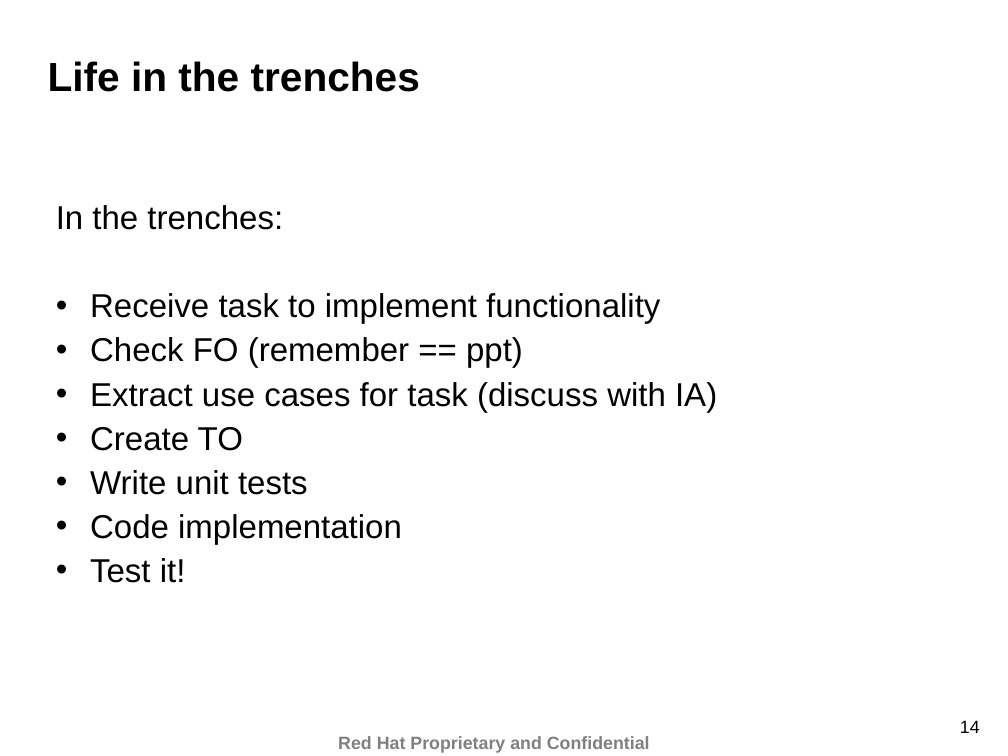
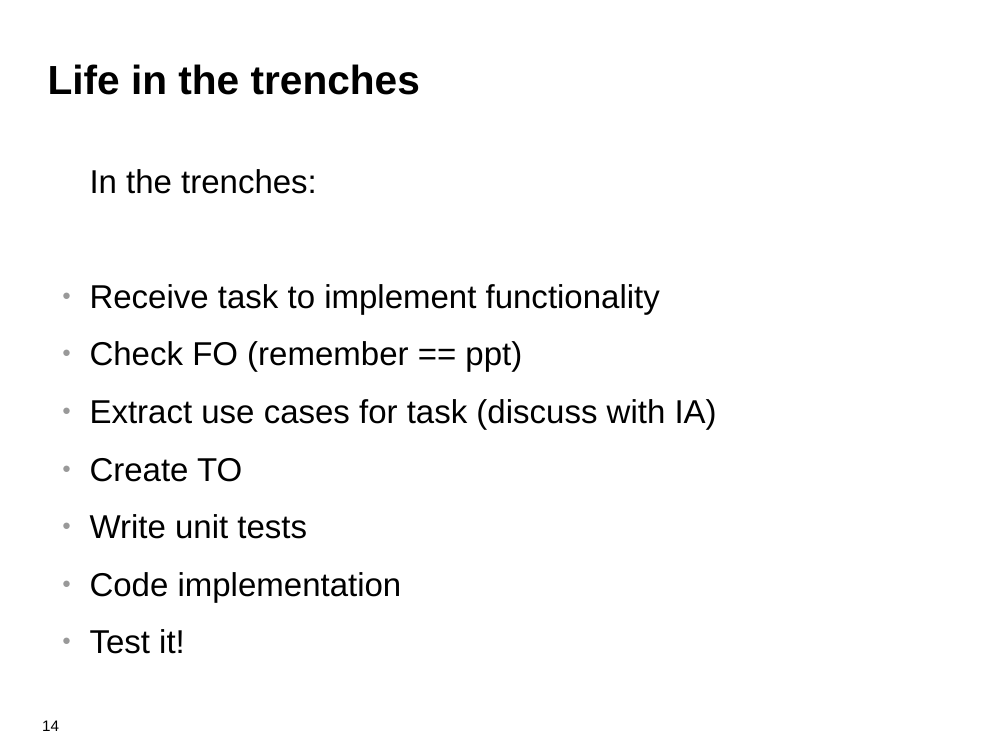
Before and after one commit to eschabell/presentations, a slide deck: slide 14 of teaching/ru_gast_college_req_engineering_may2012.odp. Drawn at 1008x756 pixels with LibreOffice and Linux fonts; fonts in the diff are those of the drawing; background and template pictures are left out. Boxes give left, top, right and bottom in pixels: in the first picture for what was removed or moved away, otherwise in the second. Text is boxed around its words. In the diff, an @@ line names an element or a change of style, - is before the commit and + after.

```diff
--- a/teaching/ru_gast_college_req_engineering_may2012.odp
+++ b/teaching/ru_gast_college_req_engineering_may2012.odp
@@ title "Life in the trenches" at box(48, 64, 420, 95): line spacing 0.87 to 1 @@
@@ text "In the trenches:": place and size @@
-text "In the trenches:" at box(56, 205, 717, 583)
+text "In the trenches:" at box(90, 169, 717, 654)
@@ text "In the trenches:" at box(90, 169, 717, 654): indent changed; line spacing 0.87 to 1; more space between paragraphs; bullet • to ●; bullet colour #000000 to #999999 @@
@@ page number: place and size @@
-page number at box(960, 720, 980, 733)
+page number at box(42, 720, 59, 731)
@@ page number at box(42, 720, 59, 731): size 14 to 12 pt; alignment right to left; line spacing 0.93 to 1 @@
@@ text removed at box(338, 736, 650, 753) @@
-Red Hat Proprietary and Confidential
```
Also in this commit, not shown: 30 other slides changed.
